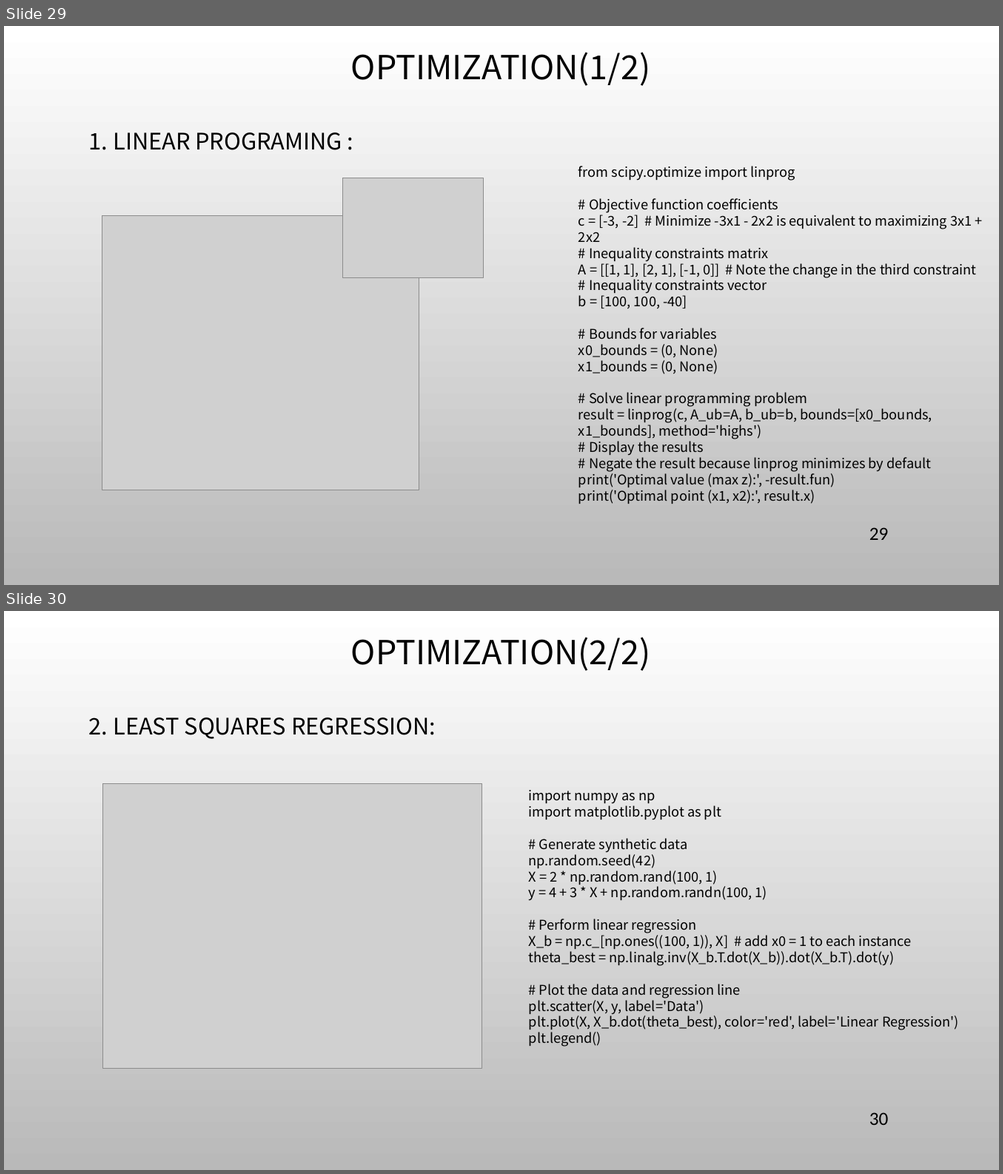
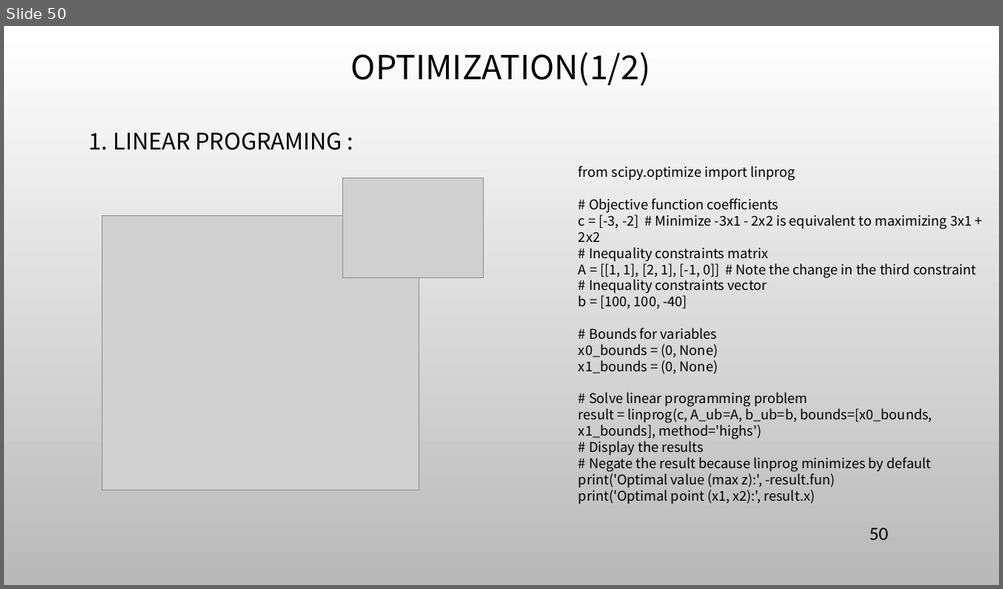
Before and after one commit to ancestor9/mathematics-for-machine-learning, a slide deck: 7_Applications of mathematics.pptx. Shown one above the other, each under a label of ours: slides 29 and 30 before the commit, slide 50 after it. The pictures are 1003x1174 and 1003x589 pixels, drawn with LibreOffice and Linux fonts; fonts in the diff are those of the drawing; grey boxes stand for pictures; background and template pictures are left out. Boxes give left, top, right and bottom in pixels: in the first picture for what was removed or moved away, otherwise in the second. Text is boxed around its words. In the diff, an @@ line names an element or a change of style, - is before the commit and + after.

```diff
--- a/7_Applications of mathematics.pptx
+++ b/7_Applications of mathematics.pptx
@@ slide 30 removed at <box>4,611,999,1170</box>, background picture (left out) @@
@@ title removed at <box>351,637,650,671</box> @@
-OPTIMIZATION(2/2)
@@ text removed at <box>89,718,435,739</box> @@
-2. LEAST SQUARES REGRESSION:
@@ picture removed at <box>102,784,481,1069</box> @@
@@ text removed at <box>529,790,959,1047</box> @@
-import numpy as np
-import matplotlib.pyplot as plt
-# Generate synthetic data
-np.random.seed(42)
-X = 2 * np.random.rand(100, 1)
-y = 4 + 3 * X + np.random.randn(100, 1)
-# Perform linear regression
-X_b = np.c_[np.ones((100, 1)), X] # add x0 = 1 to each instance
-theta_best = np.linalg.inv(X_b.T.dot(X_b)).dot(X_b.T).dot(y)
-# Plot the data and regression line
-plt.scatter(X, y, label='Data')
-plt.plot(X, X_b.dot(theta_best), color='red', label='Linear Regression')
-plt.legend()
@@ page number removed at <box>869,1113,888,1125</box> @@
-30
@@ what was slide 29 is now slide 50 @@
@@ page number at <box>869,528,888,540</box>: text changed @@
-29
+50
```
Also in this commit, not shown: 8 slides changed, 11 slides added, 1 other slide removed.
